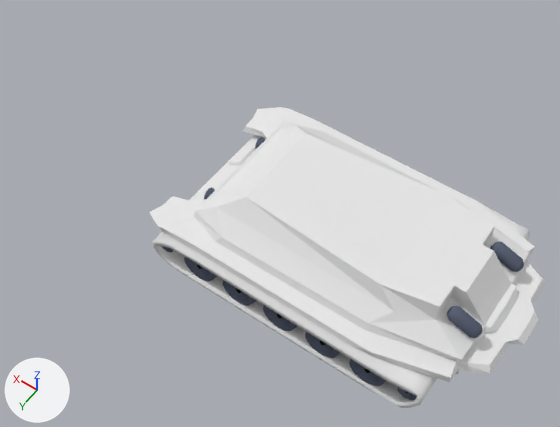
An edit to the Blender file materials/models/tank/tank.blend, drawn before and after from the same camera.
Both versions are drawn from a 50 mm lens placed at (-0.646, 1.266, 1.894), pointed at (0.207, 0.072, 0.018). The axes (+X, +Y, +Z) are drawn at lower left. The lights are the same throughout.

Names of what the first picture shows: 'Body Final'.
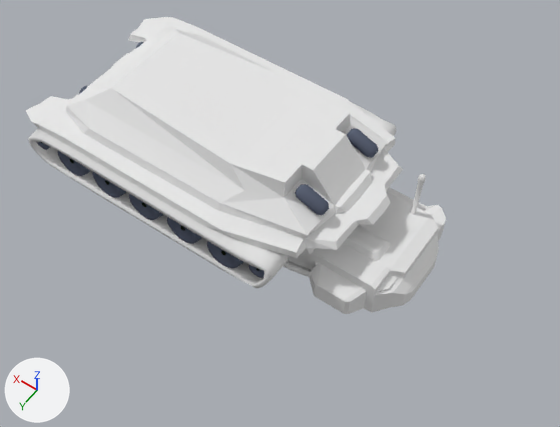
Commit message: Working on the tank.

Changed parts and their boxes [x1, y1, x2, y2] in the pictures (560 x 427 px):
```json
{"object": "Body Final", "change": "moved", "before": [149, 107, 545, 408], "after": [25, 17, 403, 288]}
{"object": "Turret Bake", "change": "shown", "after": [283, 174, 446, 314]}
```

Scene script edits in JSON lines:
```json
{"block": "me_cube_004", "where": "me_cube_004.from_pydata(...)  # 405 vertices, 359 faces; spans x -1.35..2.37, y -0.86..0.81, z -1.0..3.48"}
{"block": "me_cube_004", "where": "# used by ob_turret_bake; location = (0.031, 0.0, 0.395); scale = (0.215, 0.27, 0.0648)"}
{"block": "me_cube_004", "change": "me_cube_004 part 1: the whole mesh is scaled about its middle by (0.215, 0.27, 0.0648), then moved by (-0.37, 0.02, -1.16)"}
{"op": "set", "path": "ob_turret_bake.scale", "old": "(0.215, 0.27, 0.0648)", "new": "(1.0, 1.0, 1.0)"}
{"op": "remove", "block": "ob_turret_bake", "code": "ob_turret_bake.hide_viewport = True"}
{"op": "set", "path": "ob_turret_bake.location", "old": "(0.031, 0.0, 0.395)", "new": "(0.0, 0.0, 0.0)"}
{"op": "set", "path": "ob_body_final.location", "old": "(0.0, 0.0, 0.0)", "new": "(0.496, 0.0, 0.16)"}
```
